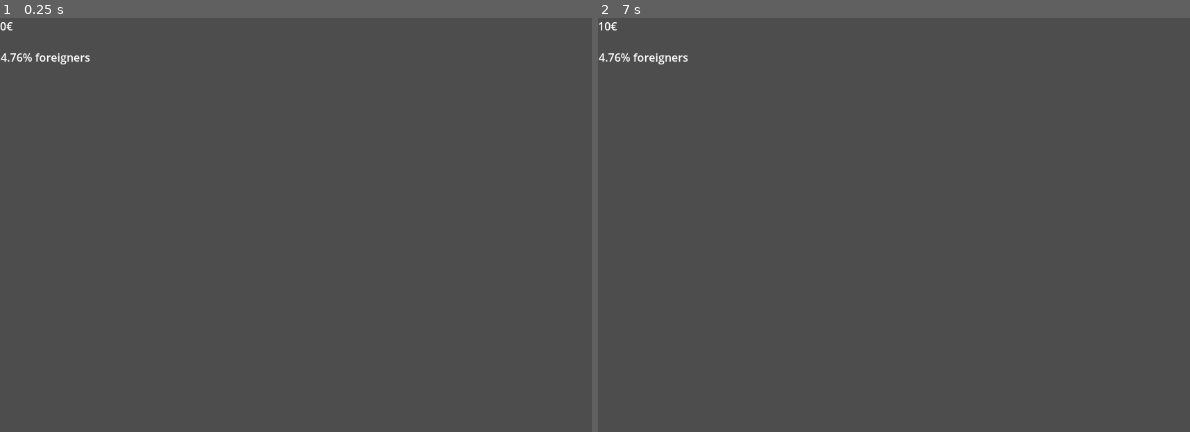
Above: before the commit, frames 1-2 (left to right).
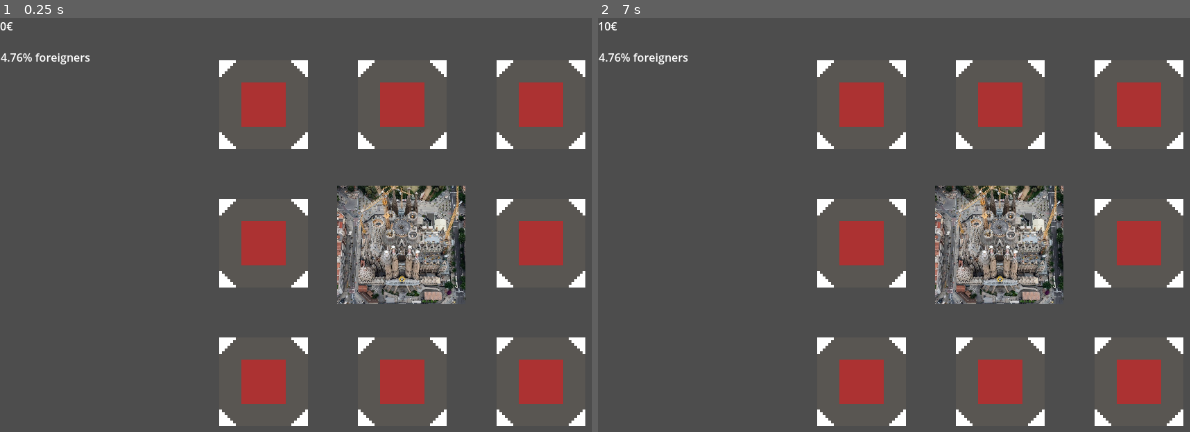
Above: after the commit, the same moments.

Repository: Kojithecat/FuckCapitalismJAM
Game: Godot game, scene res://Scenes/game.tscn
Same seed, same stepped clock (60 frames per second), same inputs: the game is played once before the commit and once after it.
Inputs:
- Up to frame 1 (0.25 s): no input
- Up to frame 2 (7 s): tap Enter at 0.5, 2, 3.5 s; tap Space at 0.77, 1.25, 1.52, 2.75, 3.02, 3.77, 4.25, 4.52, 6.02, 6.77 s

The runs differ from the first frame. In frame 1, 14% of the frame differs, in the area x 36-99%, y 10-99%; in frame 2, 14%.

Commit message:
Placeholders cutres per a treballar les mecaniques basiques

Diff:
--- a/Scenes/game.tscn
+++ b/Scenes/game.tscn
@@ -1,8 +1,10 @@
-[gd_scene load_steps=4 format=3 uid="uid://bjaaer4g8a6gw"]
+[gd_scene load_steps=6 format=3 uid="uid://bjaaer4g8a6gw"]
 
 [ext_resource type="Script" uid="uid://c1iuwc684ogay" path="res://Scripts/game.gd" id="1_wrm1d"]
 [ext_resource type="Script" uid="uid://d8bkxw8op8sv" path="res://Scripts/money.gd" id="2_3dryh"]
 [ext_resource type="Script" uid="uid://dseuup1saf4vf" path="res://Scripts/percentatge.gd" id="3_wowpa"]
+[ext_resource type="Texture2D" uid="uid://dg5konf1tk1s8" path="res://assets/IllaPlaceholder.png" id="4_3dryh"]
+[ext_resource type="Texture2D" uid="uid://dicdd0ycwp1db" path="res://assets/SaFa.jpg" id="5_wowpa"]
 
 [node name="Game" type="Node2D"]
 script = ExtResource("1_wrm1d")
@@ -19,3 +21,60 @@
 offset_bottom = 142.0
 text = "5%"
 script = ExtResource("3_wowpa")
+
+[node name="Map" type="Node2D" parent="."]
+
+[node name="Block1" type="Node2D" parent="Map"]
+
+[node name="Sprite2D" type="Sprite2D" parent="Map/Block1"]
+position = Vector2(380, 125)
+texture = ExtResource("4_3dryh")
+
+[node name="Block2" type="Node2D" parent="Map"]
+
+[node name="Sprite2D" type="Sprite2D" parent="Map/Block2"]
+position = Vector2(580, 125)
+texture = ExtResource("4_3dryh")
+
+[node name="Block3" type="Node2D" parent="Map"]
+
+[node name="Sprite2D" type="Sprite2D" parent="Map/Block3"]
+position = Vector2(780, 125)
+texture = ExtResource("4_3dryh")
+
+[node name="Block4" type="Node2D" parent="Map"]
+
+[node name="Sprite2D" type="Sprite2D" parent="Map/Block4"]
+position = Vector2(380, 325)
+texture = ExtResource("4_3dryh")
+
+[node name="Block5" type="Node2D" parent="Map"]
+
+[node name="Sprite2D" type="Sprite2D" parent="Map/Block5"]
+position = Vector2(579, 328)
+scale = Vector2(0.251359, 0.232337)
+texture = ExtResource("5_wowpa")
+
+[node name="Block6" type="Node2D" parent="Map"]
+
+[node name="Sprite2D" type="Sprite2D" parent="Map/Block6"]
+position = Vector2(780, 325)
+texture = ExtResource("4_3dryh")
+
+[node name="Block7" type="Node2D" parent="Map"]
+
+[node name="Sprite2D" type="Sprite2D" parent="Map/Block7"]
+position = Vector2(380, 525)
+texture = ExtResource("4_3dryh")
+
+[node name="Block8" type="Node2D" parent="Map"]
+
+[node name="Sprite2D" type="Sprite2D" parent="Map/Block8"]
+position = Vector2(580, 525)
+texture = ExtResource("4_3dryh")
+
+[node name="Block9" type="Node2D" parent="Map"]
+
+[node name="Sprite2D" type="Sprite2D" parent="Map/Block9"]
+position = Vector2(780, 525)
+texture = ExtResource("4_3dryh")
--- a/Scripts/game.gd
+++ b/Scripts/game.gd
@@ -1,3 +1 @@
 extends Node2D
-
-pass
Binary file added: assets/IllaPlaceholder.aseprite
Binary file added: assets/IllaPlaceholder.png
Not shown, added: assets/IllaPlaceholder.png.import
Binary file added: assets/SaFa.aseprite
Binary file added: assets/SaFa.jpg
Not shown, added: assets/SaFa.jpg.import
